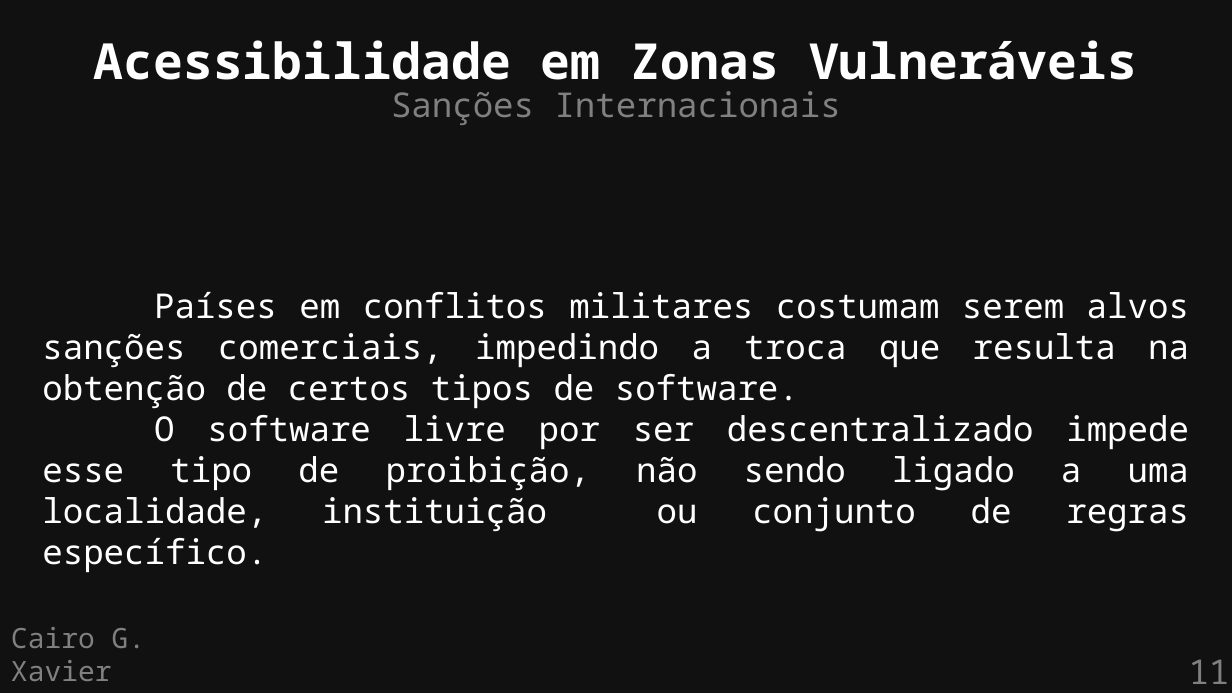
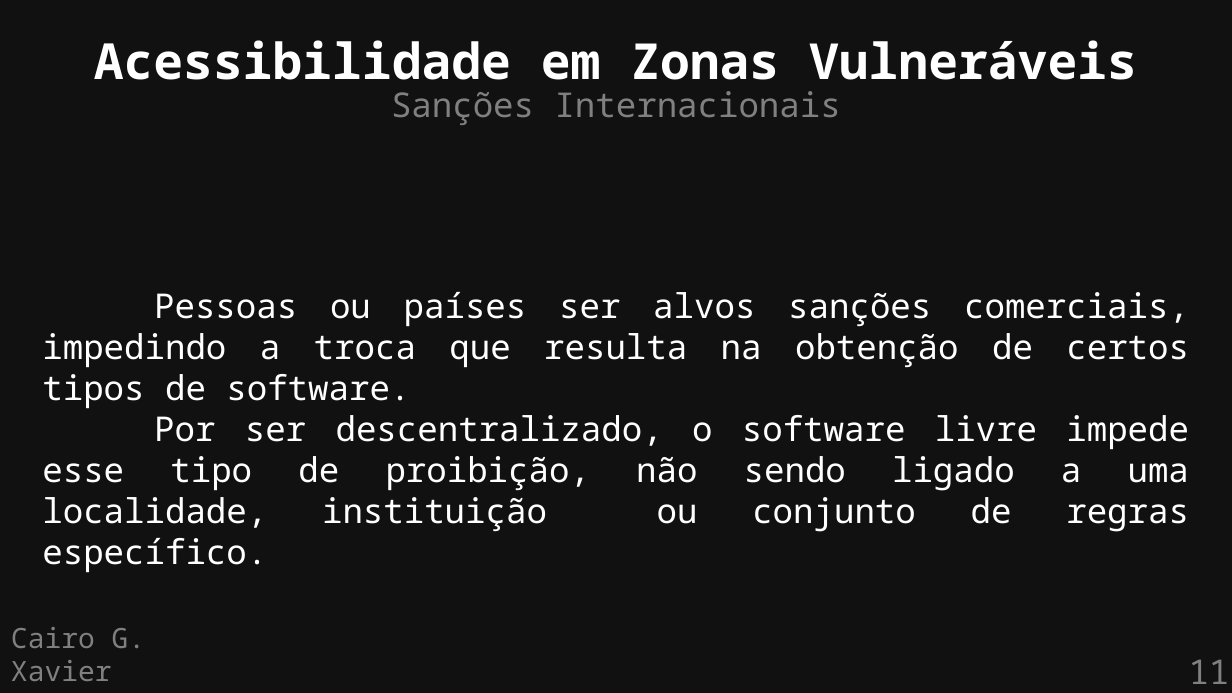
Before and after one commit to cairoGarcia/flisol-2026-ufmg, a slide deck: slide 11 of slides/soberania.odp. Drawn at 1232x693 pixels with LibreOffice and Linux fonts; fonts in the diff are those of the drawing. Boxes give left, top, right and bottom in pixels: in the first picture for what was removed or moved away, otherwise in the second. Text is boxed around its words. In the diff, an @@ line names an element or a change of style, - is before the commit and + after.

```diff
--- a/slides/soberania.odp
+++ b/slides/soberania.odp
@@ text at <box>42,292,1189,573</box>: text changed @@
-Países em conflitos militares costumam serem alvos sanções comerciais, impedindo a troca que resulta na obtenção de certos tipos de software.
-O software livre por ser descentralizado impede esse tipo de proibição, não sendo ligado a uma localidade, instituição ou conjunto de regras específico.
+Pessoas ou países ser alvos sanções comerciais, impedindo a troca que resulta na obtenção de certos tipos de software.
+Por ser descentralizado, o software livre impede esse tipo de proibição, não sendo ligado a uma localidade, instituição ou conjunto de regras específico.
```
Also in this commit, not shown: 2 other files.
